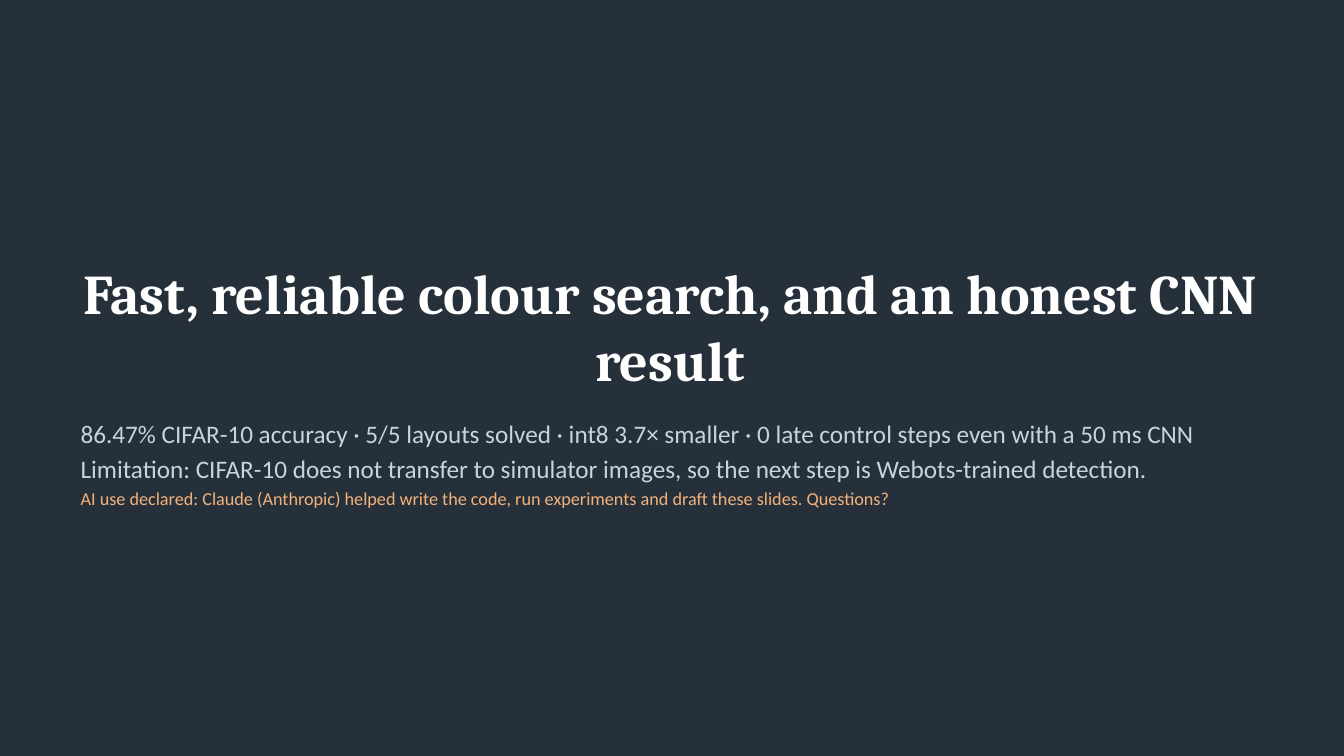
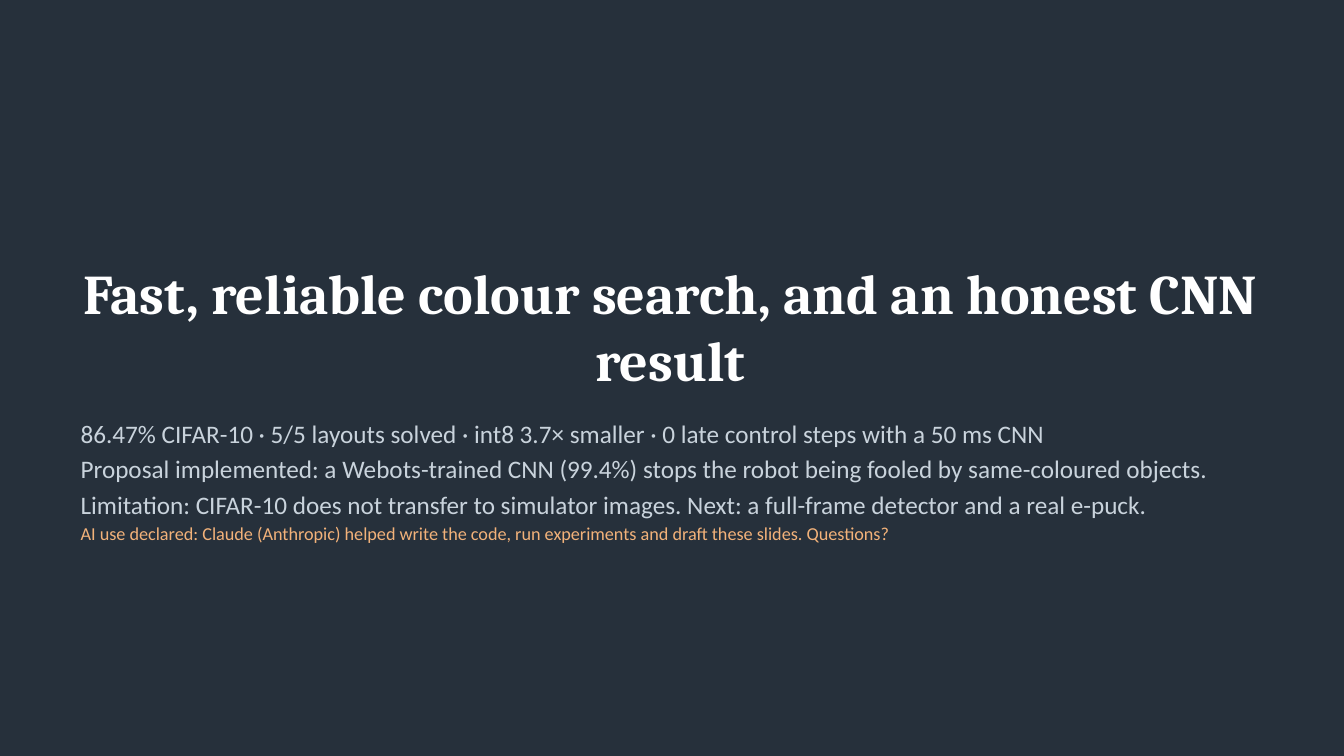
Before and after one commit to kris072008/webots-cnn-colour-detection, a slide deck: slide 18 of report/Krishna_Mahajan_106wucww_Part2_Presentation.pptx (slide 15 before the commit). Drawn at 1344x756 pixels with LibreOffice and Linux fonts; fonts in the diff are those of the drawing. Boxes give left, top, right and bottom in pixels: in the first picture for what was removed or moved away, otherwise in the second. Text is boxed around its words. In the diff, an @@ line names an element or a change of style, - is before the commit and + after.

Commit message:
Report and slides: Webots-trained shape CNN, robot shape check, Grad-CAM
Report Sections 2.6, 3.12 and 4.8, objective O6, 25 references; slides 9,
15-17; updated Webots submission zip.

```diff
--- a/report/Krishna_Mahajan_106wucww_Part2_Presentation.pptx
+++ b/report/Krishna_Mahajan_106wucww_Part2_Presentation.pptx
@@ text at [81, 425, 1206, 519]: text changed @@
-86.47% CIFAR-10 accuracy · 5/5 layouts solved · int8 3.7× smaller · 0 late control steps even with a 50 ms CNN
-Limitation: CIFAR-10 does not transfer to simulator images, so the next step is Webots-trained detection.
+86.47% CIFAR-10 · 5/5 layouts solved · int8 3.7× smaller · 0 late control steps with a 50 ms CNN
+Proposal implemented: a Webots-trained CNN (99.4%) stops the robot being fooled by same-coloured objects.
+Limitation: CIFAR-10 does not transfer to simulator images. Next: a full-frame detector and a real e-puck.
```
Also in this commit, not shown: 4 other slides changed, 3 slides added, 3 other files.
